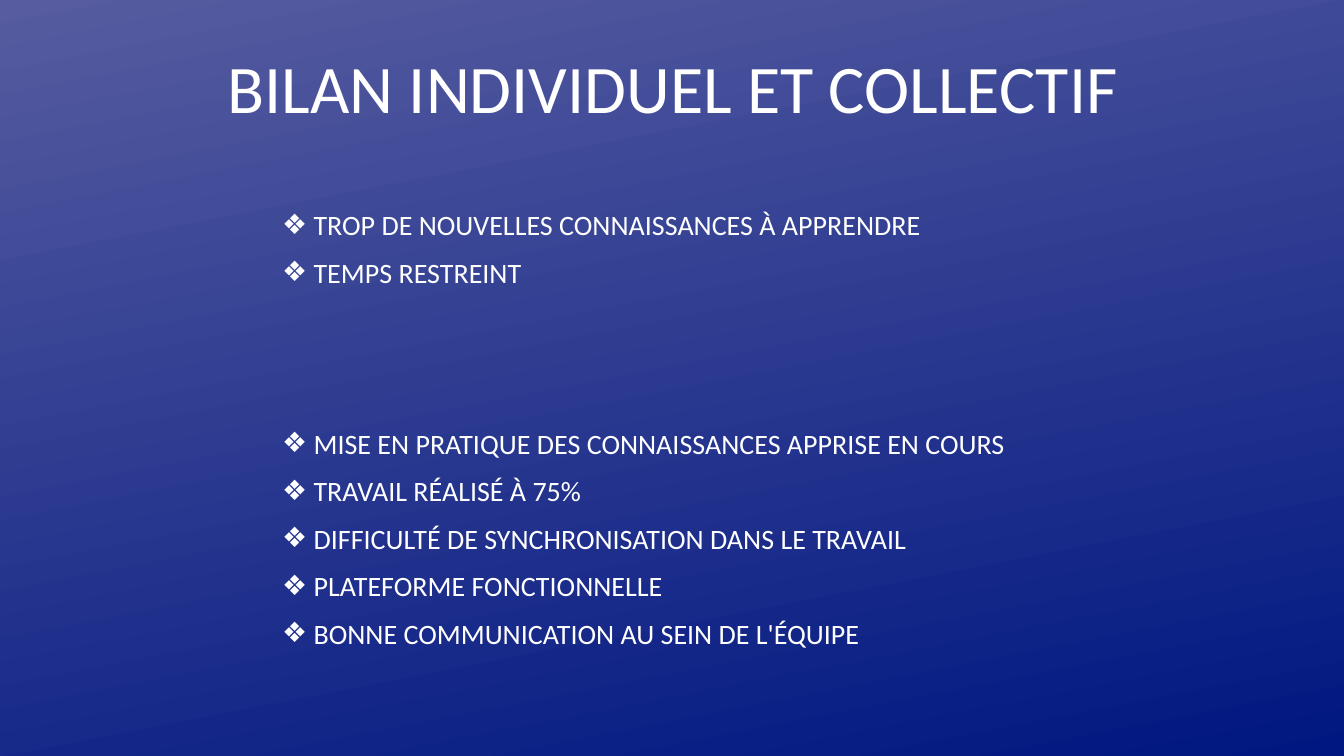
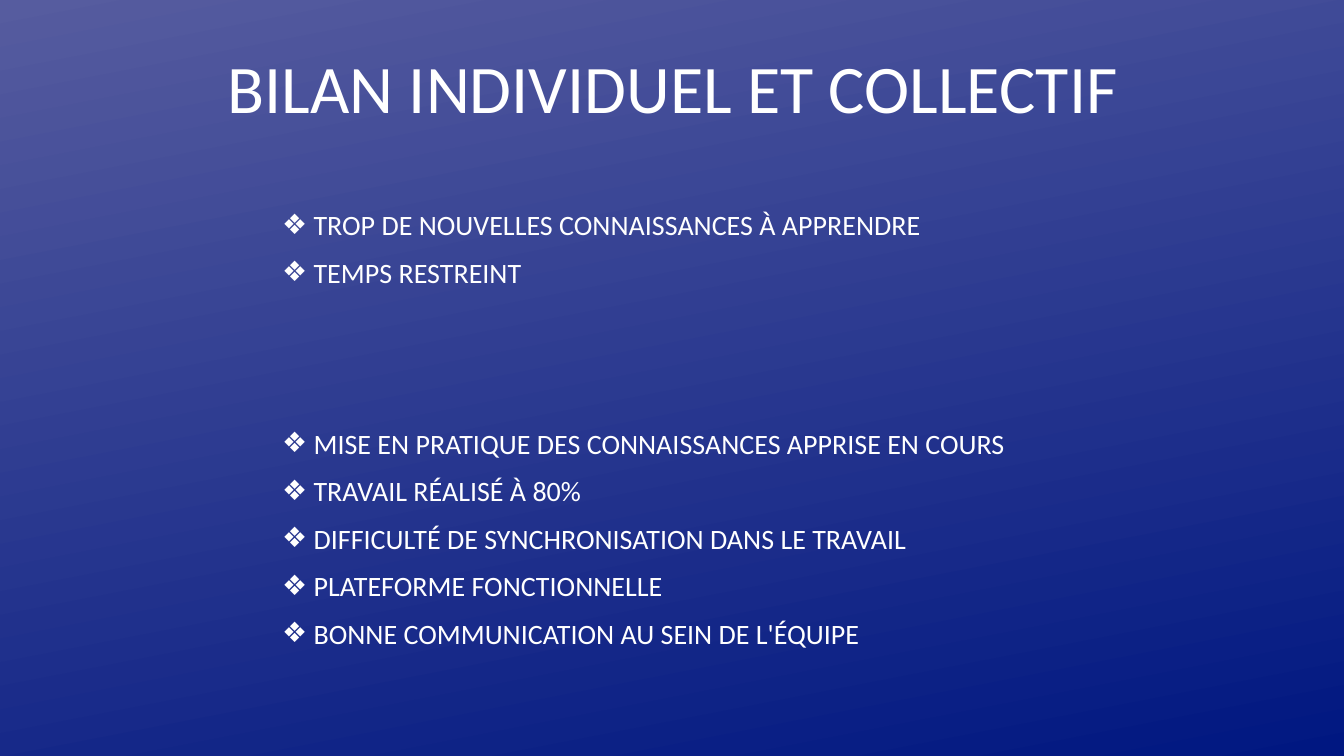
Before and after one commit to glouno/AgoraMarketplace, a slide deck: slide 21 of projet_web.pptx (slide 16 before the commit). Drawn at 1344x756 pixels with LibreOffice and Linux fonts; fonts in the diff are those of the drawing; background and template pictures are left out. Boxes give left, top, right and bottom in pixels: in the first picture for what was removed or moved away, otherwise in the second. Text is boxed around its words. In the diff, an @@ line names an element or a change of style, - is before the commit and + after.

```diff
--- a/projet_web.pptx
+++ b/projet_web.pptx
@@ text at (314,478,581,502): text changed @@
-❖ TRAVAIL RÉALISÉ À 75%
+❖ TRAVAIL RÉALISÉ À 80%
```
Also in this commit, not shown: 5 slides added, 1 other file.
